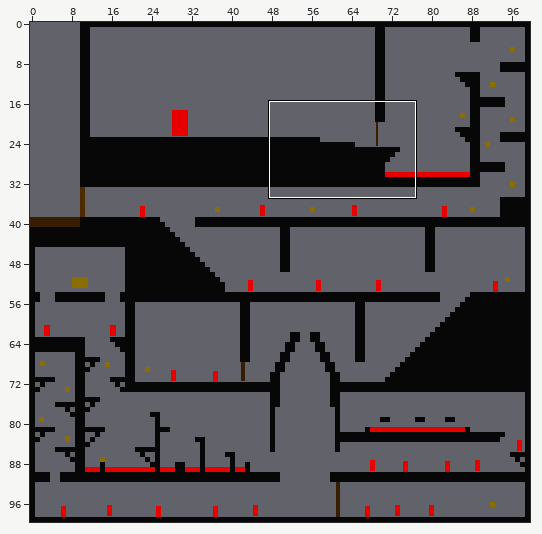
A Tiled map (JSON) gets an edit: assets/maps/Chateau.json. The first picture is a wide view before the edit; the outline marks the close-up.
Close-up. Before the edit:
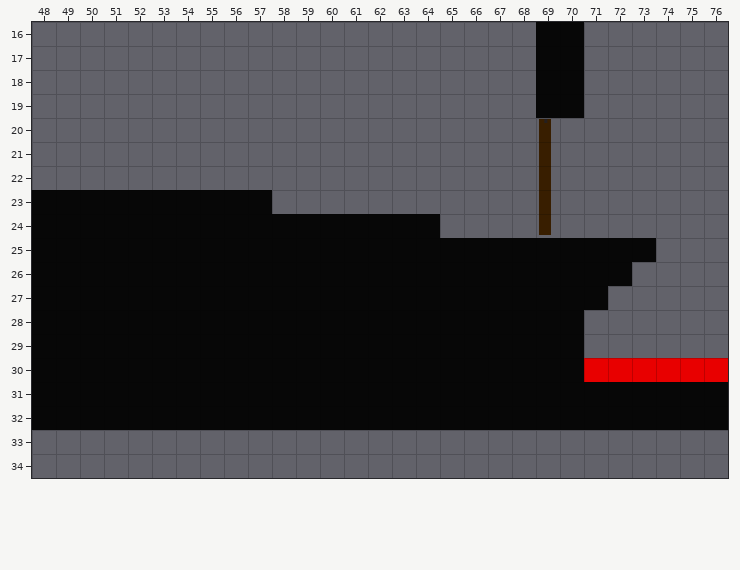
Cells are 32x32 px. Shown: x 48..76, y 16..34. The commit also changed other parts of the map, which this record leaves out.
After the commit:
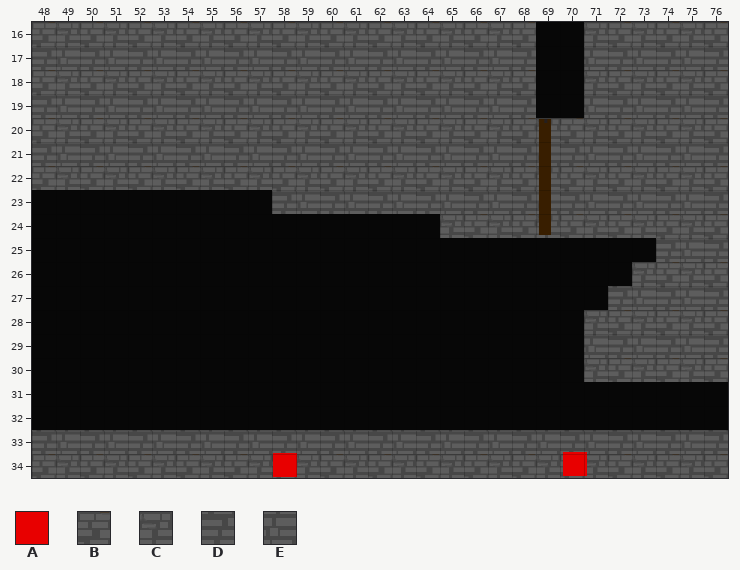
Key: from "tileset": A 4, B 404, C 405, D 504, E 505.
_ is an empty cell.
Objects are placed by their top-left corner, in cells (3,4 is the top-left corner of cell 3,4); size is 1x1 cell unless given.
Changes in this commit:
{"where": "layer \"bg1\""}
{"y":16,"x":48,"old":"_____________________","new":"BCBCBCBCBCBCBCBCBCBCB"}
{"y":16,"x":71,"old":"______","new":"CBCBCB"}
{"y":17,"x":48,"old":"_____________________","new":"DEDEDEDEDEDEDEDEDEDED"}
{"y":17,"x":71,"old":"______","new":"EDEDED"}
{"y":18,"x":48,"old":"_____________________","new":"BCBCBCBCBCBCBCBCBCBCB"}
{"y":18,"x":71,"old":"______","new":"CBCBCB"}
{"y":19,"x":48,"old":"_____________________","new":"DEDEDEDEDEDEDEDEDEDED"}
{"y":19,"x":71,"old":"______","new":"EDEDED"}
{"y":20,"x":48,"old":"_____________________________","new":"BCBCBCBCBCBCBCBCBCBCBCBCBCBCB"}
{"y":21,"x":48,"old":"_____________________________","new":"DEDEDEDEDEDEDEDEDEDEDEDEDEDED"}
{"y":22,"x":48,"old":"_____________________________","new":"BCBCBCBCBCBCBCBCBCBCBCBCBCBCB"}
{"y":23,"x":58,"old":"___________________","new":"DEDEDEDEDEDEDEDEDED"}
{"y":24,"x":65,"old":"____________","new":"CBCBCBCBCBCB"}
{"y":25,"x":74,"old":"___","new":"DED"}
{"y":26,"x":73,"old":"____","new":"CBCB"}
{"y":27,"x":72,"old":"_____","new":"DEDED"}
{"y":28,"x":71,"old":"______","new":"CBCBCB"}
{"y":29,"x":71,"old":"______","new":"EDEDED"}
{"y":30,"x":71,"old":"______","new":"CBCBCB"}
{"y":33,"x":48,"old":"_____________________________","new":"DEDEDEDEDEDEDEDEDEDEDEDEDEDED"}
{"y":34,"x":48,"old":"_____________________________","new":"BCBCBCBCBCBCBCBCBCBCBCBCBCBCB"}
{"where": "layer \"Mobs\""}
{"now": "A at 70.1,33.9"}
{"now": "A at 58.1,34"}
